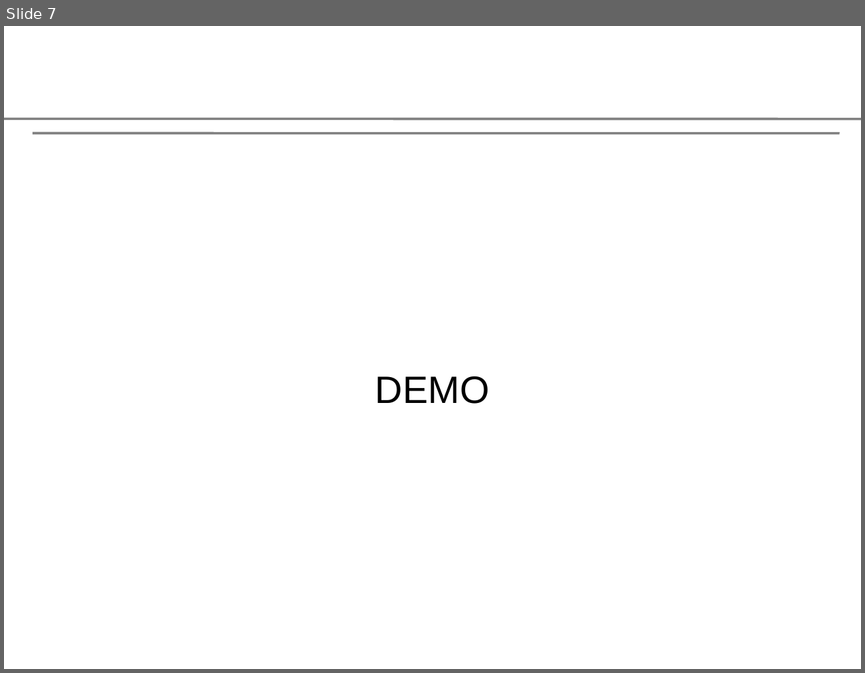
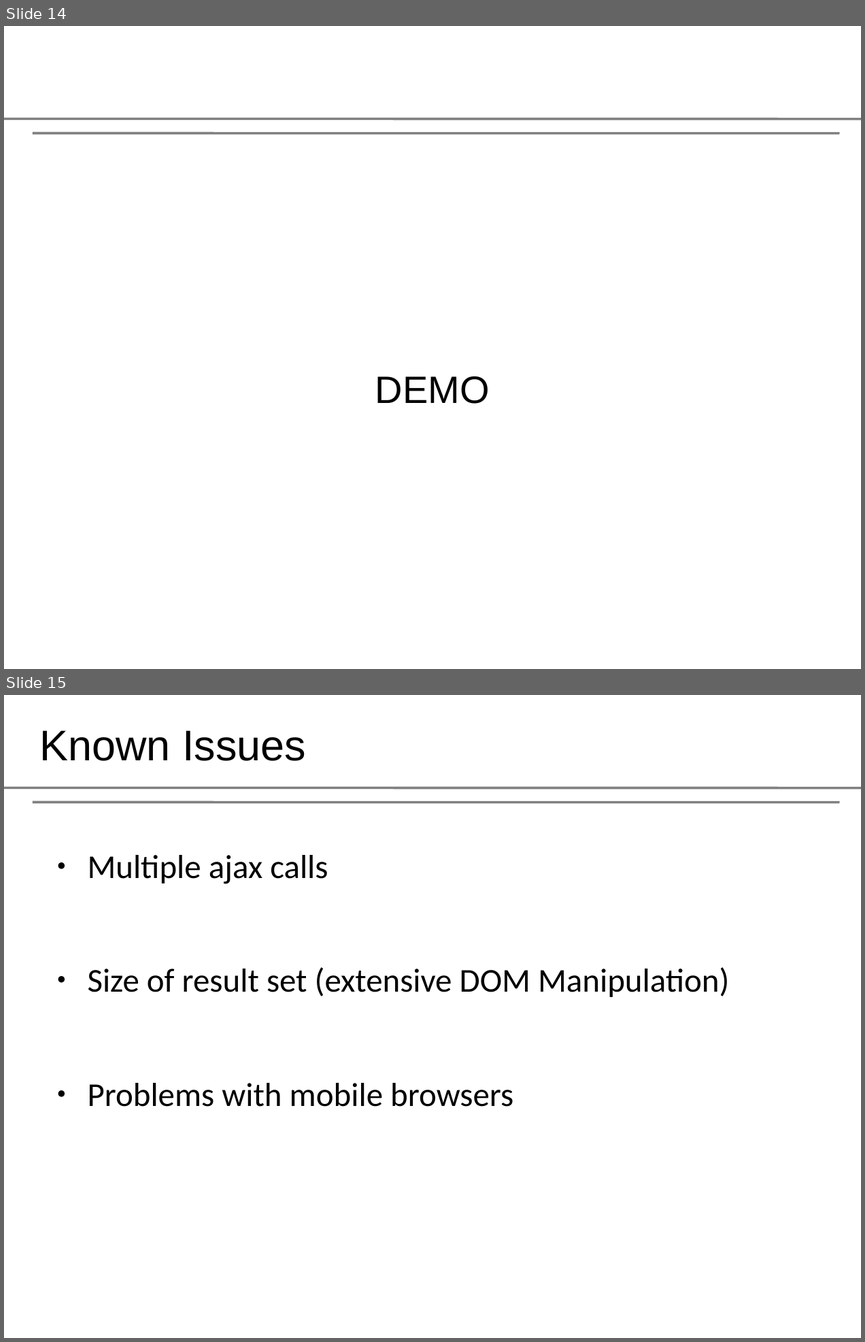
Before and after one commit to aashish-pathak/leadsnetwork, a slide deck: leads_in.odp. Shown one above the other, each under a label of ours: slide 7 before the commit, slides 14 and 15 after it. The pictures are 865x673 and 865x1342 pixels, drawn with LibreOffice and Linux fonts; fonts in the diff are those of the drawing; background and template pictures are left out. Boxes give left, top, right and bottom in pixels: in the first picture for what was removed or moved away, otherwise in the second. Text is boxed around its words. In the diff, an @@ line names an element or a change of style, - is before the commit and + after.

```diff
--- a/leads_in.odp
+++ b/leads_in.odp
@@ slide 15 added at [4,695,861,1338], background #FFFFFF; not listed: 2 template elements that a slide beside it also shows @@
@@ title added at [39,730,306,761], 36 pt, text #000000 @@
+Known Issues
@@ text added at [88,855,729,1106], 28 pt, text #000000 @@
+● Multiple ajax calls
+● Size of result set (extensive DOM Manipulation)
+● Problems with mobile browsers
@@ what was slide 7 is now slide 14 @@
```
Also in this commit, not shown: 2 slides changed, 20 other slides added, 1 slide removed.
